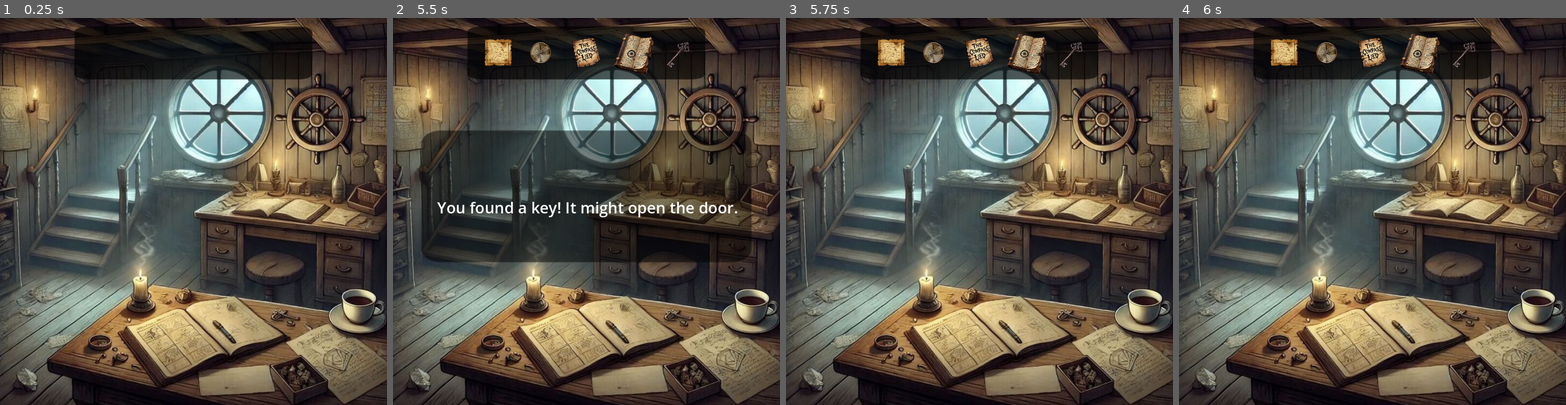
Above: before the commit, frames 1-4 (left to right).
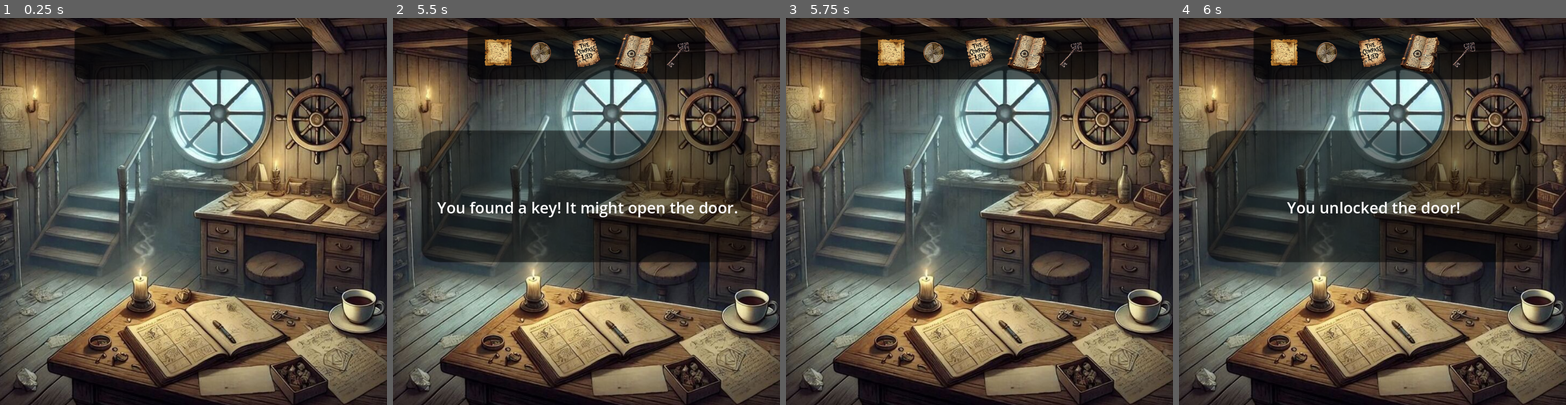
Above: after the commit, the same moments.

Repository: MasonPrather/AWakeInTheDarkKSU
Game: Godot game, scene res://Scenes/captains_cabin.tscn
The game is run twice, just before and just after one commit, with the same random seed, the same clock (stepped at 60 frames per second) and the same inputs.
Inputs (mouse positions are in pixels of both pictures, inside the frame that each line leads up to):
- Up to frame 1 (0.25 s): no input
- Up to frame 2 (5.5 s): tap Enter at 0.5, 2, 3.5 s; move the mouse to (594, 335) at 0.52 s; click (594, 335) at 0.67 s; tap Space at 1.25, 2.75, 4.25 s; move the mouse to (752, 304) at 1.27 s; click (752, 304) at 1.42 s; move the mouse to (408, 118) at 2.02 s; click (408, 118) at 2.17 s; move the mouse to (493, 343) at 2.77 s; click (493, 343) at 2.92 s; move the mouse to (447, 339) at 3.52 s; click (447, 339) at 3.67 s; move the mouse to (729, 188) at 4.27 s; click (729, 188) at 4.42 s; move the mouse to (605, 211) at 5.02 s; click (605, 211) at 5.17 s
- Up to frame 3 (5.75 s): no input
- Up to frame 4 (6 s): move the mouse to (1314, 114) at 5.77 s; click (1314, 114) at 5.92 s

Frames 1-3 are identical in both runs. In frame 4, 27% of the frame differs, in the area x 7-93%, y 29-64%.

Commit message:
Add door interaction logic (excluding audio files)

Diff:
--- a/awakeinthedark/Scenes/captains_cabin.tscn
+++ b/awakeinthedark/Scenes/captains_cabin.tscn
@@ -9,6 +9,7 @@
 [ext_resource type="Script" path="res://Scripts/compass_area.gd" id="7_ouv6r"]
 [ext_resource type="Script" path="res://Scripts/note_area.gd" id="8_2t4jj"]
 [ext_resource type="Script" path="res://Scripts/key_area.gd" id="9_wbau1"]
+[ext_resource type="Script" path="res://Scenes/door_area.gd" id="10_2qiup"]
 [ext_resource type="Texture2D" uid="uid://ccd6u3bj61i2q" path="res://Art/UI/blackbar0.66.webp" id="10_xuj3b"]
 [ext_resource type="Texture2D" uid="uid://0glhhrx3oxt0" path="res://Art/Textures/items/old_map.png" id="11_blglu"]
 [ext_resource type="Texture2D" uid="uid://bynlndyaa0rpn" path="res://Art/Textures/items/broken_compass.png" id="12_ss7kq"]
@@ -17,6 +18,9 @@
 [ext_resource type="Texture2D" uid="uid://b4rbkbvj63qhs" path="res://Art/Textures/items/key.png" id="15_5v820"]
 [ext_resource type="Script" path="res://Scripts/dialogue_popup.gd" id="16_jabw4"]
 [ext_resource type="Texture2D" uid="uid://dpvd0pwuwd2q" path="res://Art/UI/blackbar0.5.webp" id="17_aoyoi"]
+[ext_resource type="AudioStream" uid="uid://ccqj3a282push" path="res://Audio/music/secrecy-soundtrack-299642.mp3" id="19_lob3y"]
+[ext_resource type="AudioStream" uid="uid://cp24sesqsy3oi" path="res://Audio/sfx/rclick-13693.mp3" id="20_06jtd"]
+[ext_resource type="AudioStream" uid="uid://ceodlgjkik4iq" path="res://Audio/sfx/item-equip-6904.mp3" id="21_a7ytr"]
 
 [sub_resource type="RectangleShape2D" id="RectangleShape2D_jj21s"]
 size = Vector2(278.5, 150.165)
@@ -37,6 +41,9 @@
 [sub_resource type="CapsuleShape2D" id="CapsuleShape2D_rj50c"]
 radius = 13.0
 height = 46.0
+
+[sub_resource type="RectangleShape2D" id="RectangleShape2D_ad3vh"]
+size = Vector2(140, 290.5)
 
 [sub_resource type="LabelSettings" id="LabelSettings_8pcff"]
 font_size = 40
@@ -94,6 +101,13 @@
 position = Vector2(374, -58)
 shape = SubResource("CapsuleShape2D_rj50c")
 
+[node name="DoorArea" type="Area2D" parent="."]
+script = ExtResource("10_2qiup")
+
+[node name="CollisionShape2D" type="CollisionShape2D" parent="DoorArea"]
+position = Vector2(-190, -229.25)
+shape = SubResource("RectangleShape2D_ad3vh")
+
 [node name="ItemInventoryBar" type="Sprite2D" parent="."]
 position = Vector2(0, -394)
 scale = Vector2(1.44, 0.531064)
@@ -149,3 +163,14 @@
 [node name="Background" type="Sprite2D" parent="Popup"]
 scale = Vector2(2, 1.32)
 texture = ExtResource("17_aoyoi")
+
+[node name="BackgroundMusic" type="AudioStreamPlayer2D" parent="."]
+stream = ExtResource("19_lob3y")
+volume_db = 6.0
+autoplay = true
+
+[node name="ClickSoundPlayer" type="AudioStreamPlayer2D" parent="."]
+stream = ExtResource("20_06jtd")
+
+[node name="InventorySoundPlayer" type="AudioStreamPlayer2D" parent="."]
+stream = ExtResource("21_a7ytr")
--- /dev/null
+++ b/awakeinthedark/Scenes/door_area.gd
@@ -0,0 +1,21 @@
+extends Area2D
+
+var item_name = "door"
+
+func _ready():
+	input_pickable = true
+	connect("input_event", Callable(self, "_on_input_event"))
+	connect("mouse_entered", Callable(self, "_on_mouse_entered"))
+	connect("mouse_exited", Callable(self, "_on_mouse_exited"))
+
+func _on_input_event(_viewport, event, _shape_idx):
+	if event is InputEventMouseButton and event.pressed and event.button_index == MOUSE_BUTTON_LEFT:
+		print(item_name + " was clicked!")
+		# Call your interaction function here
+		get_parent().handle_item_interaction(item_name)
+
+func _on_mouse_entered():
+	Input.set_default_cursor_shape(Input.CURSOR_POINTING_HAND)
+
+func _on_mouse_exited():
+	Input.set_default_cursor_shape(Input.CURSOR_ARROW)
--- a/awakeinthedark/Scripts/captains_cabin.gd
+++ b/awakeinthedark/Scripts/captains_cabin.gd
@@ -1,4 +1,9 @@
 extends Node2D
+
+# References to sound players
+@onready var click_sound = $ClickSoundPlayer
+@onready var inventory_sound = $InventorySoundPlayer
+
 func _ready() -> void:
 	# hide all item sprites initially
 	$MapItem.visible = false
@@ -6,8 +11,24 @@
 	$NoteItem.visible = false
 	$KeyItem.visible = false
 	$LogbookItem.visible = false
+
+	# Set up sound effects
+	click_sound.stream = load("res://Audio/sfx/rclick-13693.mp3")
+	inventory_sound.stream = load("res://Audio/sfx/item-equip-6904.mp3")
+
+# Function to play the click sound
+func play_click_sound():
+	click_sound.play()
+
+# Function to play the inventory sound
+func play_inventory_sound():
+	inventory_sound.play()
+
 # handle item interactions from the clickable areas
 func handle_item_interaction(item_name):
+	# Play click sound for any interaction
+	play_click_sound()
+
 	var dialogue_popup = get_node("/root/CaptainsCabin/Popup")
 	match item_name:
 		"logbook":
@@ -38,6 +59,16 @@
 			dialogue_popup.show_dialogue("A note that reads 'The Compass Lied'...")
 			add_to_inventory("compass_note")
 
+		"door":
+			if has_item("key"):
+				print("You unlocked the door!")
+				dialogue_popup.show_dialogue("You unlocked the door!")
+				# Here you would add code to transition to the next room
+				# Example: get_tree().change_scene_to_file("res://Scenes/hallway.tscn")
+			else:
+				print("It's locked! There must be a key somewhere...")
+				dialogue_popup.show_dialogue("It's locked! There must be a key somewhere...")
+
 		"key":
 			# Check if player has found all other important items
 			if has_item("logbook") and has_item("map") and has_item("compass") and has_item("compass_note"):
@@ -48,11 +79,14 @@
 			else:
 				print("I need to find out what's going on - I can't look at anything else until I do.")
 				dialogue_popup.show_dialogue("I need to find out what's going on - I can't look at anything else until I do.")
+
 # simple inventory system
 var inventory = []
 func add_to_inventory(item):
 	if not item in inventory:
 		inventory.append(item)
 		print("Added " + item + " to inventory")
+		play_inventory_sound()
+
 func has_item(item):
 	return item in inventory
Not shown: 1 places in awakeinthedark/Scenes/captains_cabin.tscn that only renumber resources
Not shown, added: .gitignore
